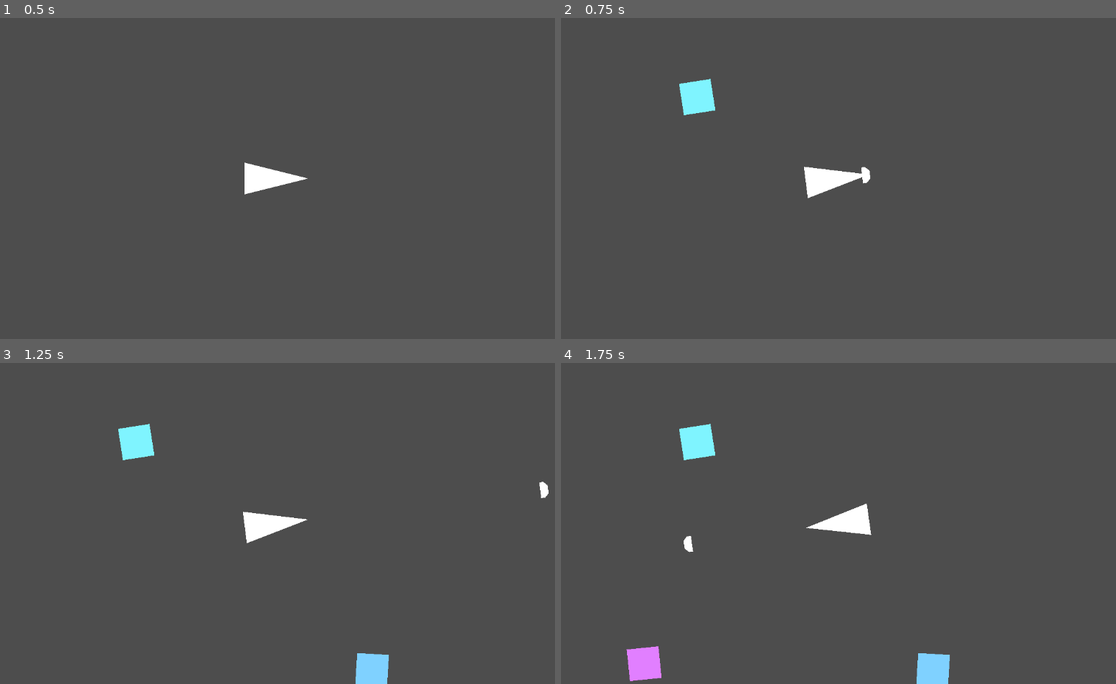
Above: before the commit, frames 1-4 (two rows, left to right).
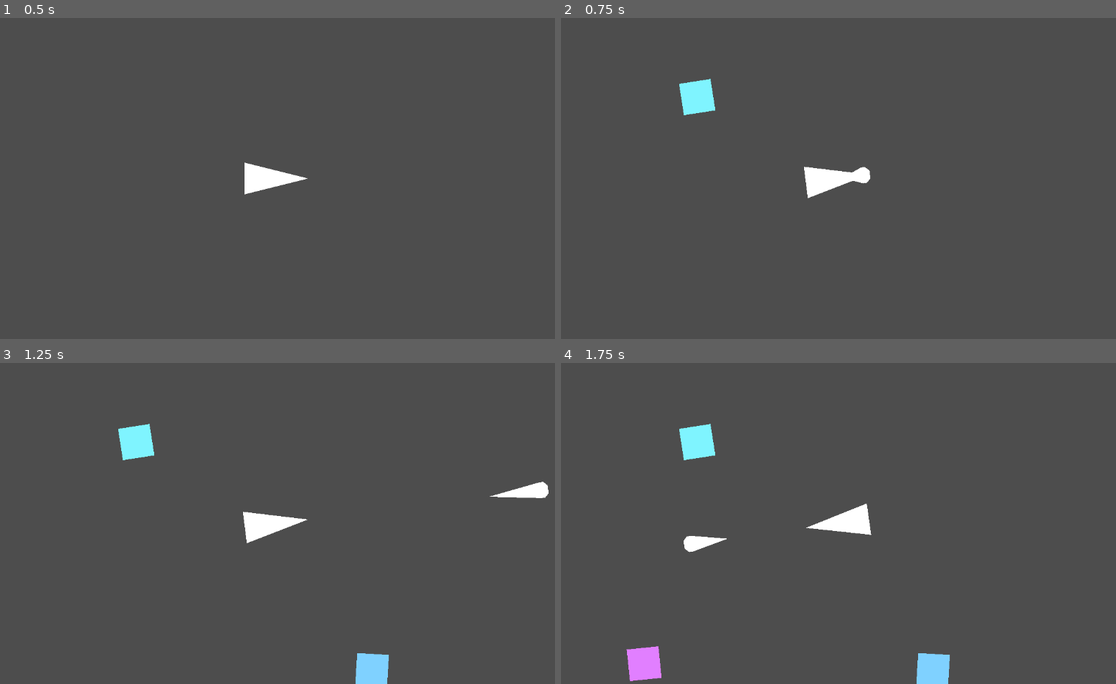
Above: after the commit, the same moments.

Repository: BlurryGames/GodotFundamentals
Game: Godot game, scene res://level.tscn
The game is run twice, just before and just after one commit, with the same random seed, the same clock (stepped at 60 frames per second) and the same inputs.
Inputs (mouse positions are in pixels of both pictures, inside the frame that each line leads up to):
- Up to frame 1 (0.5 s): no input
- Up to frame 2 (0.75 s): tap Enter at 0.5 s; move the mouse to (966, 162) at 0.52 s; click (966, 162) at 0.67 s
- Up to frame 3 (1.25 s): no input
- Up to frame 4 (1.75 s): move the mouse to (721, 539) at 1.27 s; click (721, 539) at 1.42 s

Frame 1 is identical in both runs. In frame 2, less than 0.1% of the frame differs, in the area x 52-55%, y 46-52%; in frame 3, 0.2%, in the area x 88-98%, y 37-43%; in frame 4, 0.2%.

Commit message:
Section1: Get Started Project / Lesson10: Bullet Trails

Diff:
--- /dev/null
+++ b/bullet.gd
@@ -0,0 +1,15 @@
+class_name Bullet extends RigidBody2D
+
+@export var timer: Timer = null
+
+@onready var trail_pivot: Marker2D = $TrailPivot
+
+func _enter_tree() -> void:
+	if is_instance_valid(timer):
+		timer.timeout.connect(_on_timeout)
+
+func _process(delta: float) -> void:
+	trail_pivot.scale.x += 4.0 * delta
+
+func _on_timeout() -> void:
+	queue_free()
--- a/bullet.tscn
+++ b/bullet.tscn
@@ -1,14 +1,27 @@
 [gd_scene format=3 uid="uid://bdr1ytv6l6jwr"]
+
+[ext_resource type="Script" uid="uid://c3bainf11yxnc" path="res://bullet.gd" id="1_v7oki"]
 
 [sub_resource type="CircleShape2D" id="CircleShape2D_rtl8c"]
 radius = 20.0
 
-[node name="Bullet" type="RigidBody2D" unique_id=1275488272]
+[node name="Bullet" type="RigidBody2D" unique_id=1275488272 node_paths=PackedStringArray("timer")]
 top_level = true
 gravity_scale = 0.0
+script = ExtResource("1_v7oki")
+timer = NodePath("Timer")
 
 [node name="CollisionShape2D" type="CollisionShape2D" parent="." unique_id=791306276]
 shape = SubResource("CircleShape2D_rtl8c")
 
 [node name="Polygon2D" type="Polygon2D" parent="." unique_id=2078285388]
 polygon = PackedVector2Array(0, -16, 8, -16, 16, -8, 16, 8, 8, 16, 0, 16)
+
+[node name="TrailPivot" type="Marker2D" parent="." unique_id=1786321806]
+
+[node name="Polygon2D" type="Polygon2D" parent="TrailPivot" unique_id=100472256]
+polygon = PackedVector2Array(0, -16, -32, 0, 0, 16)
+
+[node name="Timer" type="Timer" parent="." unique_id=1530456868]
+one_shot = true
+autostart = true
Not shown, added: bullet.gd.uid
